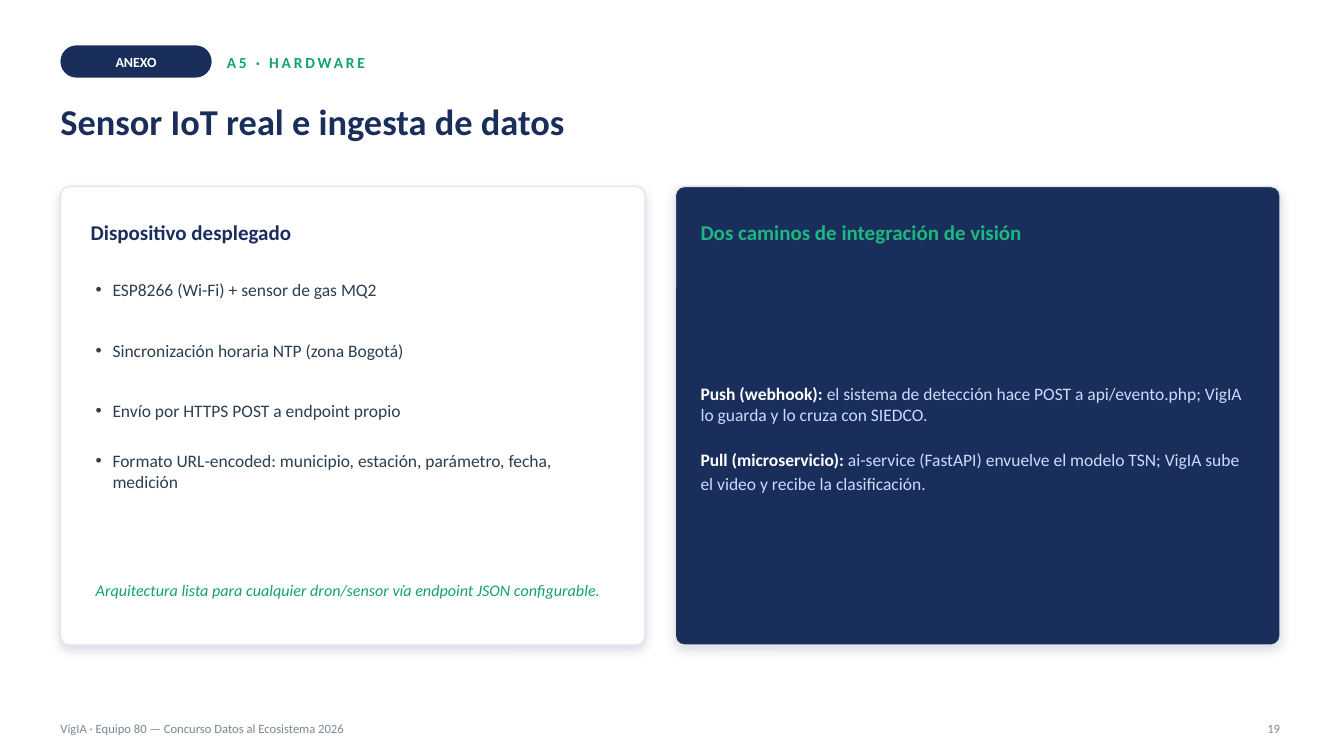
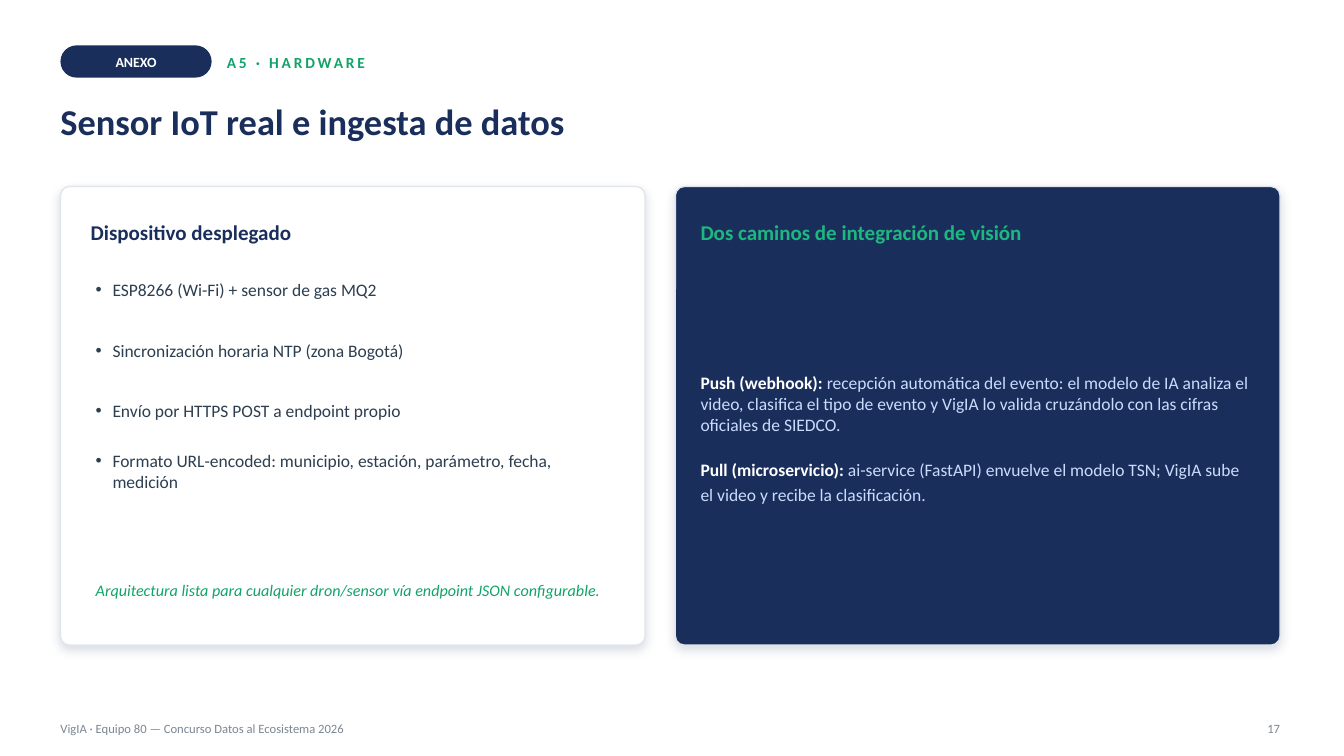
Before and after one commit to iandresnovaf/vigia, a slide deck: slide 21 of docs/presentacion/VigIA-Equipo80.pptx (slide 20 before the commit). Drawn at 1344x756 pixels with LibreOffice and Linux fonts; fonts in the diff are those of the drawing. Boxes give left, top, right and bottom in pixels: in the first picture for what was removed or moved away, otherwise in the second. Text is boxed around its words. In the diff, an @@ line names an element or a change of style, - is before the commit and + after.

```diff
--- a/docs/presentacion/VigIA-Equipo80.pptx
+++ b/docs/presentacion/VigIA-Equipo80.pptx
@@ text at [701,376,1248,504]: text changed @@
-Push (webhook): el sistema de detección hace POST a api/evento.php; VigIA lo guarda y lo cruza con SIEDCO.
-Pull (microservicio): ai-service (FastAPI) envuelve el modelo TSN; VigIA sube el video y recibe la clasificación.
+Push (webhook): recepción automática del evento: el modelo de IA analiza el video, clasifica el tipo de evento y VigIA lo valida cruzándolo con las cifras oficiales de SIEDCO.
+Pull (microservicio): ai-service (FastAPI) envuelve el modelo TSN; VigIA sube el video y recibe la clasificación.
@@ text at [1267,725,1280,733]: text changed @@
-19
+17
```
Also in this commit, not shown: 14 other slides changed, 1 slide added.
